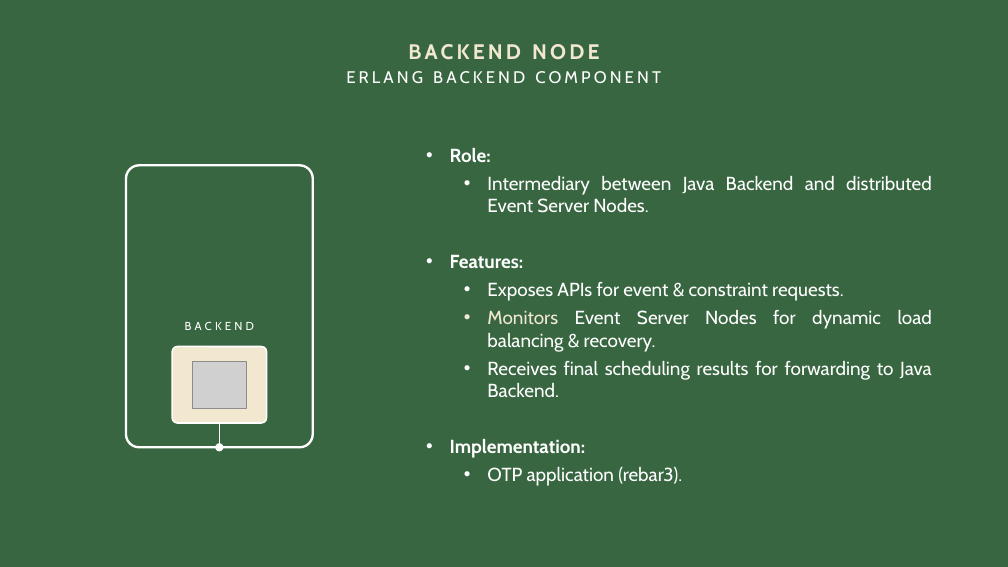
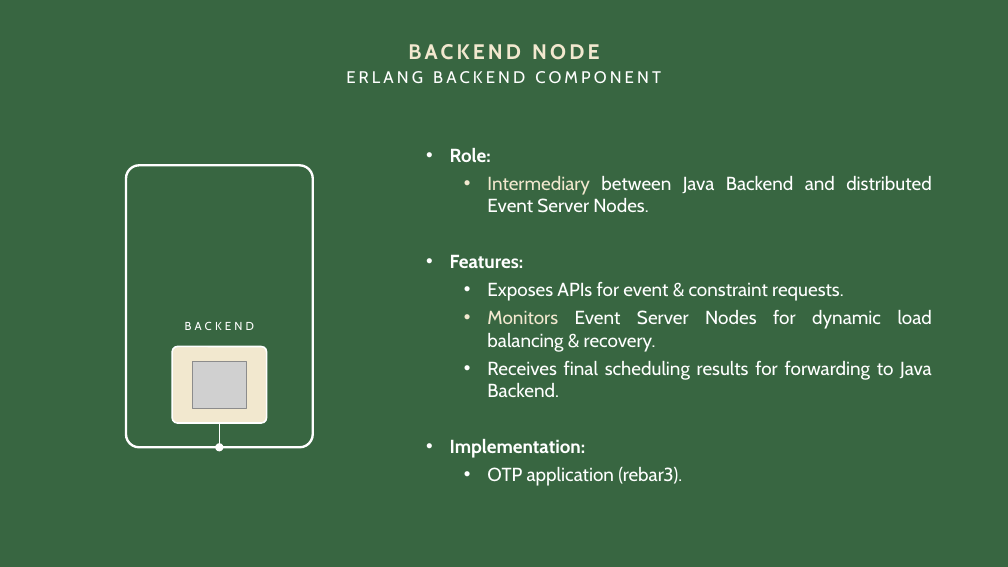
Before and after one commit to aleasca99/DSMT_project, a slide deck: slide 12 of Slides/Slides.pptx. Drawn at 1008x567 pixels with LibreOffice and Linux fonts; fonts in the diff are those of the drawing; grey boxes stand for pictures. Boxes give left, top, right and bottom in pixels: in the first picture for what was removed or moved away, otherwise in the second. Text is boxed around its words. In the diff, an @@ line names an element or a change of style, - is before the commit and + after.

```diff
--- a/Slides/Slides.pptx
+++ b/Slides/Slides.pptx
@@ text at bbox=[487, 176, 932, 213]: text colour #FFFFFF to #F2E8CF in "Intermediary" @@
```
Also in this commit, not shown: 8 other slides changed, 3 other files.
